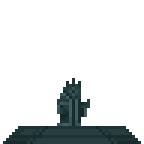
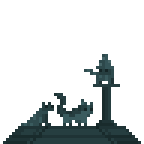
Layered file, before and after one edit (144 × 144). Changes by layer:
added layer "Cats" above "Cat Statue 0" over [21, 54, 120, 126]
hid "Master of Trolling" over [57, 78, 90, 126]
